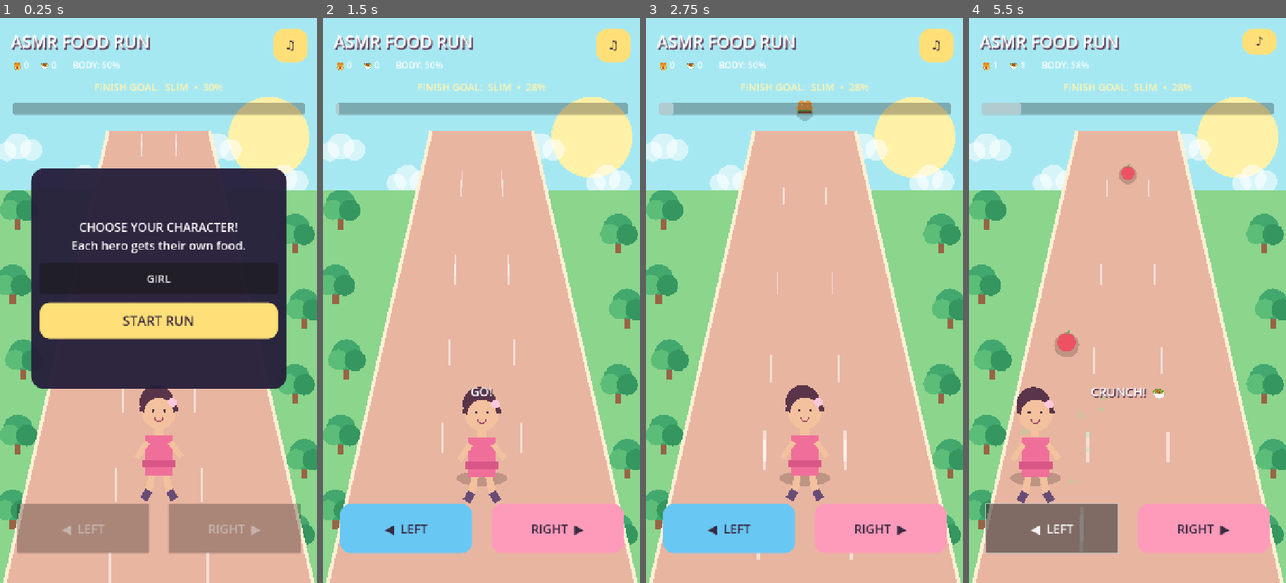
Above: before the commit, frames 1-4 (left to right).
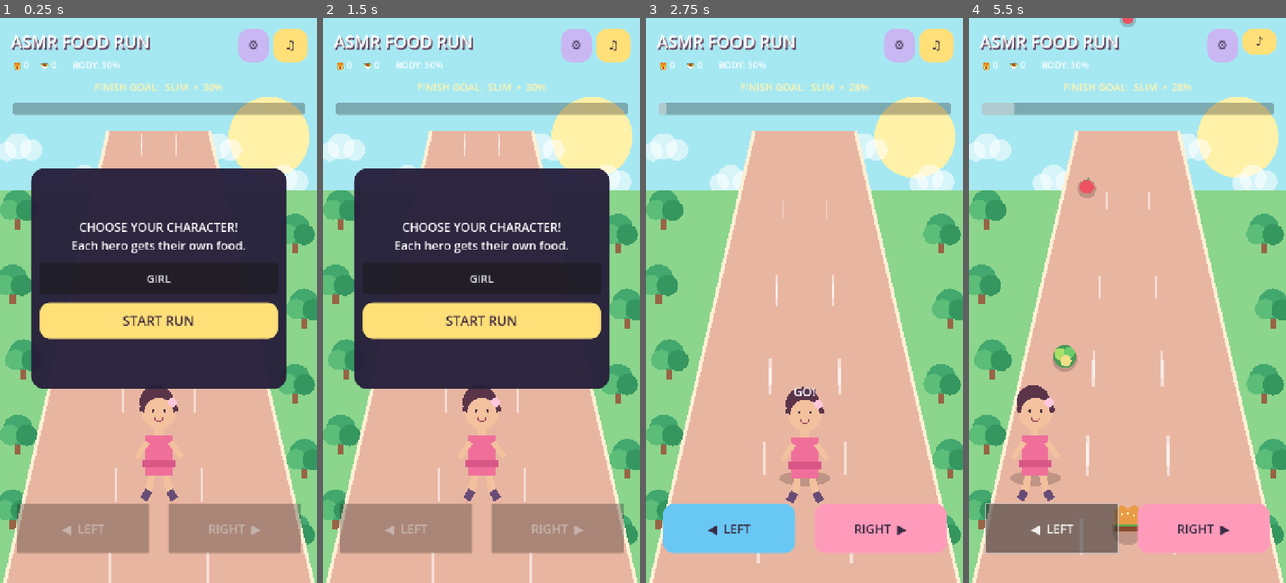
Above: after the commit, the same moments.

Repository: smart222tech/TINYVERSE
Game: Godot game, scene res://scenes/main.tscn
The game is run twice, just before and just after one commit, with the same random seed, the same clock (stepped at 60 frames per second) and the same inputs.
Inputs (mouse positions are in pixels of both pictures, inside the frame that each line leads up to):
- Up to frame 1 (0.25 s): no input
- Up to frame 2 (1.5 s): click (576, 46) at 0.5 s, where only the run after the commit has a clickable "⚙"; click "START RUN" at 1.25 s
- Up to frame 3 (2.75 s): click (804, 323) at 2 s, where only the run after the commit has a clickable "START RUN"
- Up to frame 4 (5.5 s): click "♫" at 2.75 s; click "♪" at 3.5 s; click "♫" at 4.25 s; click "◀ LEFT" at 5 s

The runs differ from the first frame. In frame 1, 0.5% of the frame differs, in the area x 75-85%, y 1-8%; in frame 2, 40%, in the area x 4-95%, y 1-100%; in frame 3, 1.4%; in frame 4, 2.7%.

Commit message:
feat: add independent music and effects volume settings

Diff:
--- a/scripts/main.gd
+++ b/scripts/main.gd
@@ -46,6 +46,10 @@
 var character_foods := [["burger","salad","apple","strawberry"],["burger","salad","apple","strawberry"],["carrot","lettuce","apple"],["bamboo","apple"],["banana","mango","strawberry"],["berry","apple","carrot"]]
 var character_button: Button
 var music_button: Button
+var settings_button: Button
+var settings_panel: PanelContainer
+var music_slider: HSlider
+var sfx_slider: HSlider
 var music_enabled := true
 
 func _ready() -> void:
@@ -118,6 +122,9 @@
 	music_button = _make_button("♫", Vector2(620, 24), Vector2(78, 58), Color("#ffe078"))
 	music_button.pressed.connect(_toggle_music)
 	root.add_child(music_button)
+	settings_button = _make_button("⚙", Vector2(540, 24), Vector2(70, 58), Color("#c8b7f2"))
+	settings_button.pressed.connect(_toggle_settings)
+	root.add_child(settings_button)
 
 	hud_label = Label.new()
 	hud_label.position = Vector2(28, 92)
@@ -214,7 +221,57 @@
 	restart_button.pressed.connect(_start_game)
 	result_content.add_child(restart_button)
 	result_panel.hide()
+
+	settings_panel = PanelContainer.new()
+	settings_panel.position = Vector2(80, 410)
+	settings_panel.size = Vector2(560, 420)
+	settings_panel.add_theme_stylebox_override("panel", _panel_style(Color(0.15, 0.12, 0.23, 0.98), 26))
+	root.add_child(settings_panel)
+	var settings_box := VBoxContainer.new()
+	settings_box.alignment = BoxContainer.ALIGNMENT_CENTER
+	settings_box.add_theme_constant_override("separation", 12)
+	settings_panel.add_child(settings_box)
+	var settings_title := Label.new()
+	settings_title.text = "SOUND SETTINGS"
+	settings_title.horizontal_alignment = HORIZONTAL_ALIGNMENT_CENTER
+	settings_title.add_theme_font_size_override("font_size", 27)
+	settings_title.add_theme_color_override("font_color", Color.WHITE)
+	settings_box.add_child(settings_title)
+	var music_text := Label.new()
+	music_text.text = "MUSIC VOLUME"
+	music_text.add_theme_color_override("font_color", Color.WHITE)
+	settings_box.add_child(music_text)
+	music_slider = HSlider.new()
+	music_slider.min_value = 0
+	music_slider.max_value = 100
+	music_slider.value = 35
+	music_slider.value_changed.connect(_set_music_volume)
+	settings_box.add_child(music_slider)
+	var sfx_text := Label.new()
+	sfx_text.text = "FOOD / ACTION SOUNDS"
+	sfx_text.add_theme_color_override("font_color", Color.WHITE)
+	settings_box.add_child(sfx_text)
+	sfx_slider = HSlider.new()
+	sfx_slider.min_value = 0
+	sfx_slider.max_value = 100
+	sfx_slider.value = 85
+	sfx_slider.value_changed.connect(_set_sfx_volume)
+	settings_box.add_child(sfx_slider)
+	var close_settings := _make_button("CLOSE", Vector2.ZERO, Vector2(0, 62), Color("#ffe078"))
+	close_settings.pressed.connect(_toggle_settings)
+	settings_box.add_child(close_settings)
+	settings_panel.hide()
 	_update_ui()
+
+func _toggle_settings() -> void:
+	settings_panel.visible = not settings_panel.visible
+	_play_sfx("lane")
+
+func _set_music_volume(value: float) -> void:
+	music_player.volume_db = linear_to_db(maxf(value / 100.0, 0.001))
+
+func _set_sfx_volume(value: float) -> void:
+	sfx_player.volume_db = linear_to_db(maxf(value / 100.0, 0.001))
 
 func _toggle_music() -> void:
 	music_enabled = not music_enabled
@@ -356,6 +413,7 @@
 
 func _show_start() -> void:
 	start_panel.show()
+	settings_panel.hide()
 	result_panel.hide()
 	left_button.disabled = true
 	right_button.disabled = true
